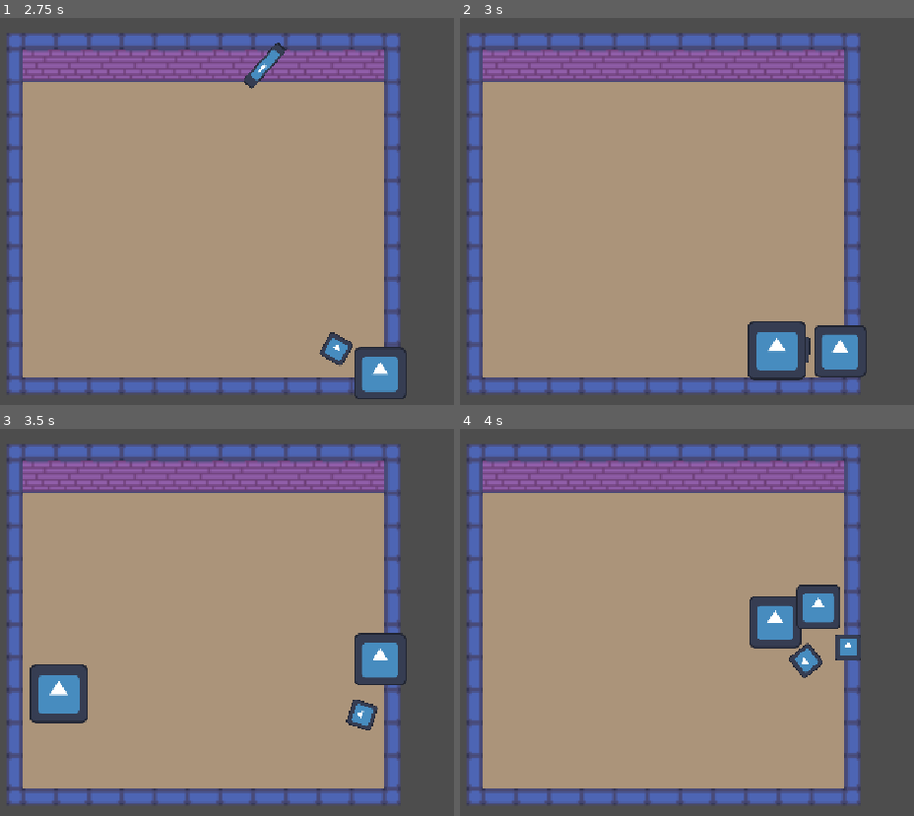
Above: before the commit, frames 1-4 (two rows, left to right).
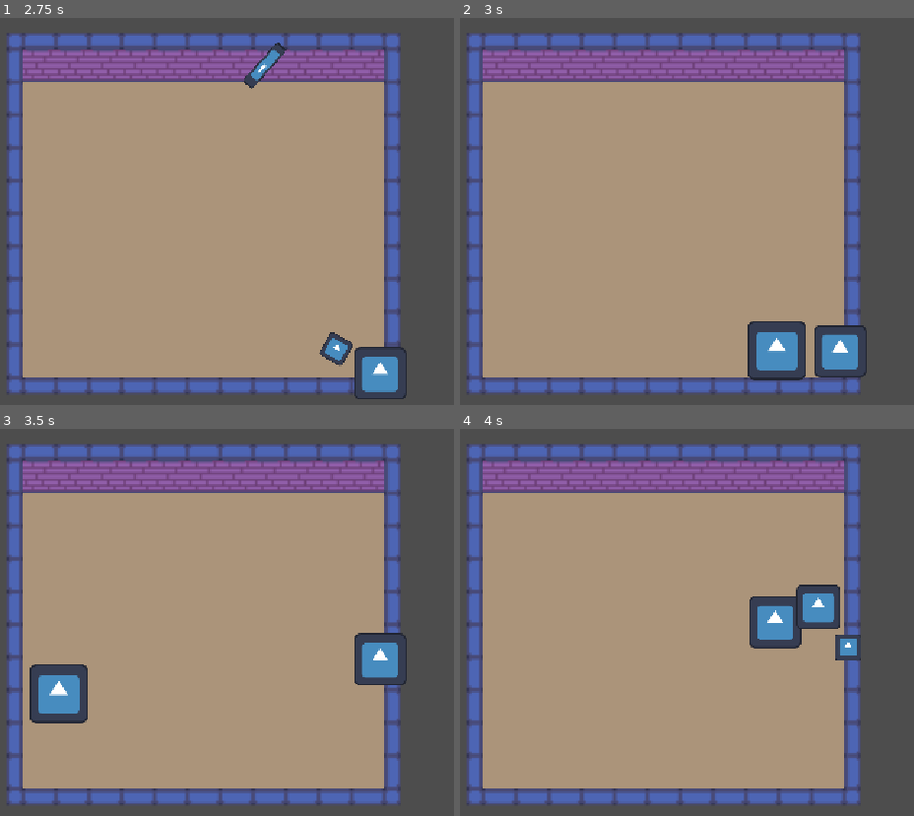
Above: after the commit, the same moments.

Repository: williamorriss/GMTK2026
Game: Godot game, scene res://basic_level/basic_level.tscn
Same seed, same stepped clock (60 frames per second), same inputs: the game is played once before the commit and once after it. This scene is started directly instead of the project's main scene. The engine's default icon, where the game draws it, is replaced by a stand-in: a white triangle on a blue panel in a dark square.
Inputs (mouse positions are in pixels of both pictures, inside the frame that each line leads up to):
- Up to frame 1 (2.75 s): move the mouse to (372, 199) at 0.52 s; hold D (RIGHT) 0.53-1.28 s; click (372, 199) at 0.6 s; move the mouse to (40, 246) at 1.27 s; hold S (DOWN) 1.28-2.03 s; tap Space (DASH) at 1.35 s; move the mouse to (276, 126) at 2.02 s; hold D (RIGHT) from 2.03 s (still down); tap 1 (MAGIC_1) at 2.1 s
- Up to frame 2 (3 s): move the mouse to (618, 312) at 2.77 s; release D (RIGHT) at 2.78 s; hold W (UP) from 2.78 s (still down); tap 2 (MAGIC_2) at 2.85 s
- Up to frame 3 (3.5 s): keep holding W (UP)
- Up to frame 4 (4 s): move the mouse to (895, 699) at 3.52 s; release W (UP) at 3.53 s; hold A (LEFT) from 3.53 s (still down); tap 3 (MAGIC_3) at 3.6 s

Frame 1 is identical in both runs. In frame 2, less than 0.1% of the frame differs, in the area x 76-78%, y 82-90%; in frame 3, 0.4%, in the area x 76-84%, y 69-78%; in frame 4, 0.4%.

Commit message:
Feature: health stuff

Diff:
--- a/gmtk-2026/abilities/chromatic_orb/chromatic_body.gd
+++ b/gmtk-2026/abilities/chromatic_orb/chromatic_body.gd
@@ -50,11 +50,10 @@
 
 	_current_speed = speed_range.x + ((speed_range.y - speed_range.x) / (max_bounces - 1)) * _current_bounces
 
-
-func _on_body_entered(body: Node2D) -> void:
+func _on_area_2d_body_entered(body: Node2D) -> void:
 	if not body.is_in_group("enemies"):
 		return
-
+	print(body.name)
 	var health: Health = Health.get_health(body)
 	if health:
 		health.damage(damage)
--- a/gmtk-2026/abilities/chromatic_orb/chromatic_body.tscn
+++ b/gmtk-2026/abilities/chromatic_orb/chromatic_body.tscn
@@ -18,6 +18,7 @@
 speed_range = Vector2(1000, 5000)
 max_bounces = 6
 size_multiplier = 0.75
+damage = 3.0
 
 [node name="CollisionShape2D" type="CollisionShape2D" parent="." unique_id=1599691071]
 shape = SubResource("CircleShape2D_ln4xa")
--- a/gmtk-2026/abilities/conjure_weapon/swingable_weapon/swingable_sword.tscn
+++ b/gmtk-2026/abilities/conjure_weapon/swingable_weapon/swingable_sword.tscn
@@ -57,6 +57,8 @@
 position = Vector2(5.638769e-06, -129)
 
 [node name="Area2D" type="Area2D" parent="Weapon/Pivot" unique_id=421166945]
+collision_layer = 8
+collision_mask = 2
 monitorable = false
 
 [node name="CollisionShape2D" type="CollisionShape2D" parent="Weapon/Pivot/Area2D" unique_id=128063949]
--- a/gmtk-2026/abilities/conjure_weapon/throwable_weapon/throwable_sword.tscn
+++ b/gmtk-2026/abilities/conjure_weapon/throwable_weapon/throwable_sword.tscn
@@ -7,6 +7,8 @@
 radius = 138.17743
 
 [node name="ThrowableSword" type="Area2D" unique_id=1045993088 node_paths=PackedStringArray("sprite", "collider")]
+collision_layer = 8
+collision_mask = 2
 script = ExtResource("1_qaqm5")
 sprite = NodePath("Sprite2D")
 collider = NodePath("CollisionShape2D")
--- a/gmtk-2026/health/health.gd
+++ b/gmtk-2026/health/health.gd
@@ -25,7 +25,6 @@
 
 	_hp -= points
 	if _hp < 0:
-		print("dead")
 		on_dead.emit()
 
 func get_hp() -> float:
